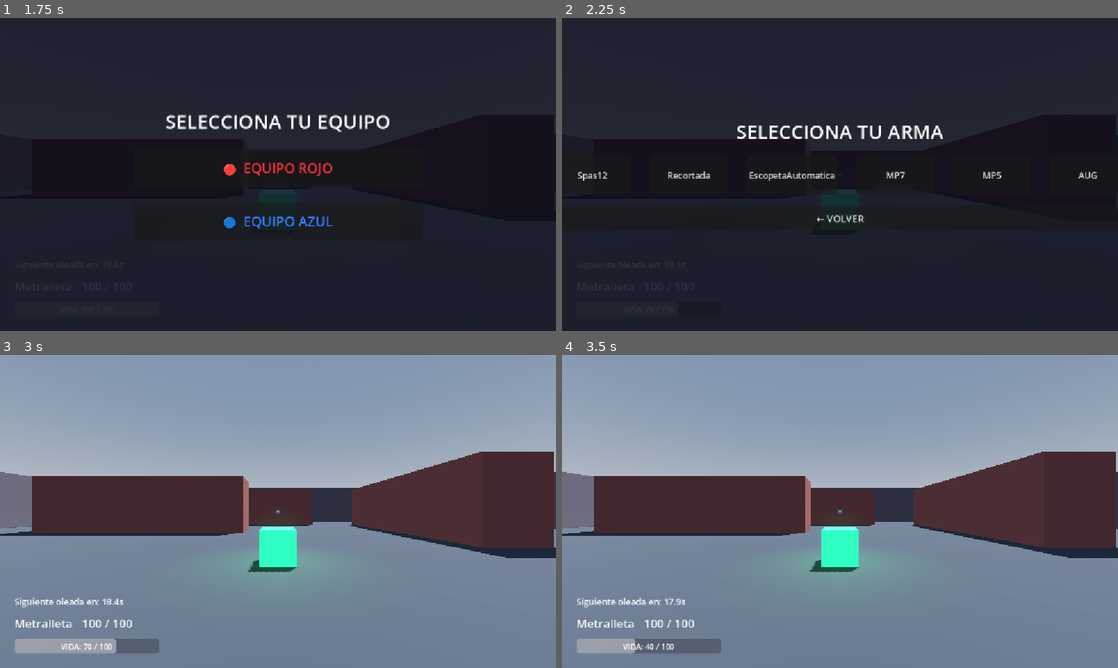
Above: before the commit, frames 1-4 (two rows, left to right).
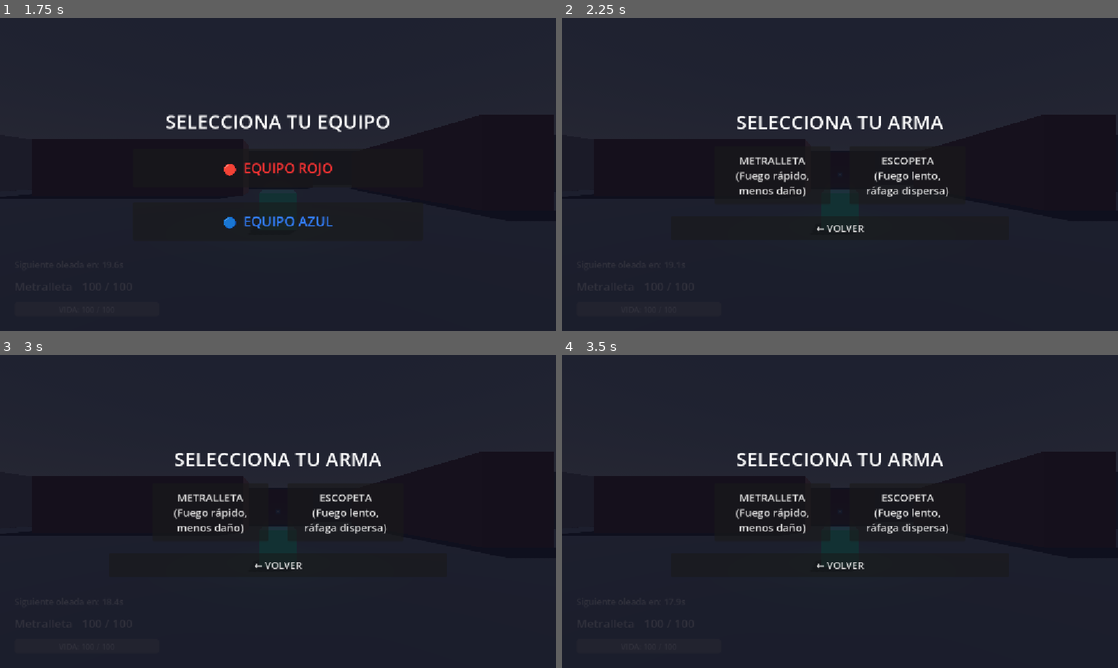
Above: after the commit, the same moments.

Repository: Jillkrav/Fps-Prueba
Game: Godot game, scene res://scenes/main_menu.tscn
Two runs of this game, one before a commit and one after it. Both use one fixed random seed, a clock stepped at 60 frames per second and the inputs below. The engine's default icon, where the game draws it, is replaced by a stand-in: a white triangle on a blue panel in a dark square.
Inputs (mouse positions are in pixels of both pictures, inside the frame that each line leads up to):
- Up to frame 1 (1.75 s): click "JUGAR" at 0.5 s; click "MAPA 1 (Laberíntico)" at 1.25 s
- Up to frame 2 (2.25 s): click "🔴 EQUIPO ROJO" at 2 s
- Up to frame 3 (3 s): click (27, 511) at 2.75 s, where only the run before the commit has a clickable "Spas12"
- Up to frame 4 (3.5 s): no input

Frame 1 is identical in both runs. In frame 2, 3.0% of the frame differs, in the area x 2-97%, y 31-69%; in frame 3, 100%, in the area x 0-100%, y 0-100%; in frame 4, 100%.
Error after the commit: Parse Error: The function signature doesn't match the parent. Parent signature is "_get(StringName) -> Variant". (res://scripts/config_manager.gd:81)

Commit message:
fix: cursor F1, MP7 stats, NPC healthbar+weapon label (4 bugs)

Diff:
--- /dev/null
+++ b/config/skill.cfg.json
@@ -0,0 +1,46 @@
+{
+  "ConfiguracionJuego": {
+    "SistemaSalud": {
+      "SaludEstandarJugador": 100,
+      "MultiplicadoresDano": {
+        "Cabeza": 5.0,
+        "Torso": 1.0
+      }
+    },
+    "Objetos": {
+      "BotiquinPequeno":  { "CantidadCuracion": 25 },
+      "BotiquinMediano":  { "CantidadCuracion": 50 },
+      "BotiquinGrande":   { "CantidadCuracion": 100 }
+    },
+    "NPCs": {
+      "Aliado":  { "Vida": 150 },
+      "Enemigo": { "Vida": 100 }
+    },
+    "Armas": {
+      "Pistolas": {
+        "USP":    { "DanoAlJugador": 25,  "DanoAlNPC": 30,  "SegundosPorBala": 0.12, "TamanoCargador": 12, "ReservaMunicionMaxima": 60,  "TiempoRecargaSegundos": 1.8, "TipoRecarga": "Cargador" },
+        "Glock":  { "DanoAlJugador": 20,  "DanoAlNPC": 25,  "SegundosPorBala": 0.10, "TamanoCargador": 20, "ReservaMunicionMaxima": 100, "TiempoRecargaSegundos": 2.2, "TipoRecarga": "Cargador" },
+        "Deagle": { "DanoAlJugador": 55,  "DanoAlNPC": 66,  "SegundosPorBala": 0.25, "TamanoCargador": 7,  "ReservaMunicionMaxima": 35,  "TiempoRecargaSegundos": 2.5, "TipoRecarga": "Cargador" }
+      },
+      "Escopetas": {
+        "M3":               { "DanoAlJugador": 110, "DanoAlNPC": 132, "SegundosPorBala": 0.92, "TamanoCargador": 8,  "ReservaMunicionMaxima": 32,  "TiempoRecargaSegundos": 0.5, "TipoRecarga": "PorCartucho" },
+        "Spas12":           { "DanoAlJugador": 85,  "DanoAlNPC": 102, "SegundosPorBala": 0.40, "TamanoCargador": 8,  "ReservaMunicionMaxima": 40,  "TiempoRecargaSegundos": 0.5, "TipoRecarga": "PorCartucho" },
+        "Recortada":        { "DanoAlJugador": 140, "DanoAlNPC": 168, "SegundosPorBala": 0.20, "TamanoCargador": 2,  "ReservaMunicionMaxima": 24,  "TiempoRecargaSegundos": 2.0, "TipoRecarga": "Cargador" },
+        "EscopetaAutomatica": { "DanoAlJugador": 60, "DanoAlNPC": 72, "SegundosPorBala": 0.20, "TamanoCargador": 10, "ReservaMunicionMaxima": 50,  "TiempoRecargaSegundos": 2.8, "TipoRecarga": "Cargador" }
+      },
+      "Subfusiles": {
+        "MP7": { "DanoAlJugador": 15, "DanoAlNPC": 18, "SegundosPorBala": 0.063, "TamanoCargador": 40, "ReservaMunicionMaxima": 160, "TiempoRecargaSegundos": 2.1, "TipoRecarga": "Cargador" },
+        "MP5": { "DanoAlJugador": 18, "DanoAlNPC": 22, "SegundosPorBala": 0.075, "TamanoCargador": 30, "ReservaMunicionMaxima": 120, "TiempoRecargaSegundos": 2.4, "TipoRecarga": "Cargador" }
+      },
+      "Rifles": {
+        "AUG": { "DanoAlJugador": 32, "DanoAlNPC": 39, "SegundosPorBala": 0.092, "TamanoCargador": 30, "ReservaMunicionMaxima": 90, "TiempoRecargaSegundos": 3.3, "TipoRecarga": "Cargador" },
+        "M4":  { "DanoAlJugador": 30, "DanoAlNPC": 36, "SegundosPorBala": 0.085, "TamanoCargador": 30, "ReservaMunicionMaxima": 90, "TiempoRecargaSegundos": 2.7, "TipoRecarga": "Cargador" },
+        "G36": { "DanoAlJugador": 28, "DanoAlNPC": 34, "SegundosPorBala": 0.08,  "TamanoCargador": 30, "ReservaMunicionMaxima": 90, "TiempoRecargaSegundos": 2.9, "TipoRecarga": "Cargador" }
+      },
+      "Francotiradores": {
+        "Scout": { "DanoAlJugador": 75,  "DanoAlNPC": 90,  "SegundosPorBala": 1.33, "TamanoCargador": 10, "ReservaMunicionMaxima": 30, "TiempoRecargaSegundos": 2.8, "TipoRecarga": "Cargador" },
+        "AWP":   { "DanoAlJugador": 115, "DanoAlNPC": 150, "SegundosPorBala": 1.71, "TamanoCargador": 5,  "ReservaMunicionMaxima": 15, "TiempoRecargaSegundos": 3.5, "TipoRecarga": "Cargador" }
+      }
+    }
+  }
+}
--- a/scripts/config_manager.gd
+++ b/scripts/config_manager.gd
@@ -1,65 +1,89 @@
 # scripts/config_manager.gd
-# Autoload singleton. Registrado como "ConfigManager" en project.godot.
+# Autoload singleton. Registrar como "ConfigManager" en Project Settings > Autoload.
 extends Node
 
-const CONFIG_PATH := "res://config/skill.json"
+const CONFIG_PATH := "res://config/skill.cfg.json"
 
 var _data: Dictionary = {}
 
-# ── Accesos directos ──────────────────────────────────────────────────────────
+# ─── Accesos directos ───────────────────────────────────────────────
+
 var salud_jugador: float:
-	get: return float(_get_path("SistemaSalud/SaludEstandarJugador", 100.0))
+	get: return _get("SistemaSalud/SaludEstandarJugador", 100.0)
 
 var mult_cabeza: float:
-	get: return float(_get_path("SistemaSalud/MultiplicadoresDanio/Cabeza", 5.0))
+	get: return _get("SistemaSalud/MultiplicadoresDano/Cabeza", 5.0)
 
 var mult_torso: float:
-	get: return float(_get_path("SistemaSalud/MultiplicadoresDanio/Torso", 1.0))
+	get: return _get("SistemaSalud/MultiplicadoresDano/Torso", 1.0)
 
-# ── Ciclo de vida ─────────────────────────────────────────────────────────────
+# ─── Inicializacion ──────────────────────────────────────────────────
+
 func _ready() -> void:
 	_load_config()
 
 func _load_config() -> void:
 	if not FileAccess.file_exists(CONFIG_PATH):
-		push_error("ConfigManager: No se encontro " + CONFIG_PATH)
+		push_error("ConfigManager: No se encontro skill.cfg.json en " + CONFIG_PATH)
 		return
-	var file := FileAccess.open(CONFIG_PATH, FileAccess.READ)
-	var text  := file.get_as_text()
+
+	var file      := FileAccess.open(CONFIG_PATH, FileAccess.READ)
+	var json_text := file.get_as_text()
 	file.close()
-	var json := JSON.new()
-	if json.parse(text) != OK:
-		push_error("ConfigManager: Error JSON linea %d — %s" % [json.get_error_line(), json.get_error_message()])
+
+	var json  := JSON.new()
+	var error := json.parse(json_text)
+	if error != OK:
+		push_error("ConfigManager: Error al parsear JSON — linea %d: %s" % [json.get_error_line(), json.get_error_message()])
 		return
+
 	_data = json.get_data().get("ConfiguracionJuego", {})
-	print("ConfigManager: skill.json cargado OK")
+	print("ConfigManager: skill.cfg.json cargado OK. Claves: ", _data.keys())
 
-# ── API publica ───────────────────────────────────────────────────────────────
+# ─── Metodos publicos ────────────────────────────────────────────────
 
-## Devuelve el dict completo de un arma buscando en todas las categorias.
-## Ejemplo: ConfigManager.get_arma("USP")
+## Devuelve todos los datos de un arma por nombre exacto del JSON.
+## Busca en todas las categorias (Pistolas, Subfusiles, Rifles, etc).
+## Devuelve diccionario con claves del JSON, o {} si no existe.
 func get_arma(nombre: String) -> Dictionary:
-	for categoria in _data.get("Armas", {}).values():
+	var armas: Dictionary = _data.get("Armas", {})
+	for categoria in armas.values():
 		if categoria.has(nombre):
 			return categoria[nombre]
-	push_warning("ConfigManager: Arma '%s' no encontrada en skill.json" % nombre)
+	push_warning("ConfigManager: Arma '%s' no encontrada en skill.cfg.json" % nombre)
 	return {}
 
 ## Devuelve la vida de un NPC por tipo ("Enemigo" o "Aliado").
 func get_vida_npc(tipo: String) -> float:
 	return float(_data.get("NPCs", {}).get(tipo, {}).get("Vida", 100.0))
 
-## Devuelve la curacion de un botiquin ("BotiquinPequeno", "BotiquinMediano", "BotiquinGrande").
+## Devuelve la curacion de un botiquin por nombre ("BotiquinPequeno", etc).
 func get_curacion_botiquin(nombre: String) -> float:
 	return float(_data.get("Objetos", {}).get(nombre, {}).get("CantidadCuracion", 25.0))
 
-# ── Acceso interno por ruta "Seccion/Clave/SubClave" ──────────────────────────
-func _get_path(path: String, default_val: Variant) -> Variant:
-	var keys   := path.split("/")
+## Devuelve lista de nombres de armas de una categoria ("Pistolas", "Rifles", etc).
+## Si categoria es "", devuelve todas las armas de todas las categorias.
+func get_nombres_armas(categoria: String = "") -> Array[String]:
+	var result: Array[String] = []
+	var armas: Dictionary = _data.get("Armas", {})
+	if categoria != "" and armas.has(categoria):
+		result.assign(armas[categoria].keys())
+	else:
+		for cat in armas.values():
+			for nombre in cat.keys():
+				result.append(nombre)
+	return result
+
+# ─── Acceso generico por ruta ────────────────────────────────────────
+
+## Acceso generico. Separa claves con "/".
+## Ejemplo: _get("SistemaSalud/SaludEstandarJugador", 100.0)
+func _get(path: String, default_value: Variant) -> Variant:
+	var keys    := path.split("/")
 	var current: Variant = _data
 	for key in keys:
 		if current is Dictionary and current.has(key):
 			current = current[key]
 		else:
-			return default_val
+			return default_value
 	return current
--- a/scripts/hud.gd
+++ b/scripts/hud.gd
@@ -1,19 +1,28 @@
+# scripts/hud.gd
 extends CanvasLayer
 
-@onready var health_bar: ProgressBar = $HUD/MarginContainer/VBox/HealthBar
-@onready var health_label: Label = $HUD/MarginContainer/VBox/HealthBar/Label
-@onready var ammo_label: Label = $HUD/MarginContainer/VBox/AmmoContainer/AmmoLabel
-@onready var weapon_label: Label = $HUD/MarginContainer/VBox/AmmoContainer/WeaponLabel
-@onready var next_spawn_label: Label = $HUD/MarginContainer/VBox/SpawnLabel
-@onready var crosshair: TextureRect = $HUD/Crosshair
-@onready var death_screen: Panel = $DeathScreen
-@onready var pause_screen: Panel = $PauseScreen
-@onready var dev_menu: Control = $DevMenu
+@onready var health_bar:       ProgressBar = $HUD/MarginContainer/VBox/HealthBar
+@onready var health_label:     Label       = $HUD/MarginContainer/VBox/HealthBar/Label
+@onready var ammo_label:       Label       = $HUD/MarginContainer/VBox/AmmoContainer/AmmoLabel
+@onready var weapon_label:     Label       = $HUD/MarginContainer/VBox/AmmoContainer/WeaponLabel
+@onready var next_spawn_label: Label       = $HUD/MarginContainer/VBox/SpawnLabel
+@onready var crosshair:        TextureRect = $HUD/Crosshair
+@onready var death_screen:     Panel       = $DeathScreen
+@onready var pause_screen:     Panel       = $PauseScreen
+@onready var dev_menu:         Control     = $DevMenu
 
 func _ready() -> void:
 	process_mode = Node.PROCESS_MODE_ALWAYS
-	death_screen.visible = false
-	pause_screen.visible = false
+	death_screen.visible  = false
+	pause_screen.visible  = false
+
+	# Registrar la accion toggle_cursor por codigo para no depender del InputMap del proyecto
+	if not InputMap.has_action("toggle_cursor"):
+		InputMap.add_action("toggle_cursor")
+		var ev := InputEventKey.new()
+		ev.keycode = KEY_F1
+		InputMap.action_add_event("toggle_cursor", ev)
+
 	# El cursor empieza VISIBLE para que el jugador pueda usar la UI de seleccion
 	Input.mouse_mode = Input.MOUSE_MODE_VISIBLE
 
@@ -31,7 +40,7 @@
 	next_spawn_label.text = "Siguiente oleada en: " + str(snappedf(time_left, 0.1)) + "s"
 
 func _process(_delta: float) -> void:
-	# F1: toggle cursor en cualquier momento (util durante seleccion de equipo/armas)
+	# F1: toggle cursor (la accion ya existe, registrada en _ready)
 	if Input.is_action_just_pressed("toggle_cursor"):
 		if Input.mouse_mode == Input.MOUSE_MODE_CAPTURED:
 			Input.mouse_mode = Input.MOUSE_MODE_VISIBLE
@@ -58,19 +67,19 @@
 
 func _on_player_health_changed(current: float, max_val: float) -> void:
 	health_bar.max_value = max_val
-	health_bar.value = current
-	health_label.text = "VIDA: " + str(int(current)) + " / " + str(int(max_val))
+	health_bar.value     = current
+	health_label.text    = "VIDA: " + str(int(current)) + " / " + str(int(max_val))
 
 func _on_player_weapon_changed(w_name: String, ammo_in_mag: int, reserve_ammo: int) -> void:
 	weapon_label.text = w_name
-	ammo_label.text = str(ammo_in_mag) + " / " + str(reserve_ammo)
+	ammo_label.text   = str(ammo_in_mag) + " / " + str(reserve_ammo)
 
 func _on_player_ammo_changed(ammo_in_mag: int, reserve_ammo: int) -> void:
 	ammo_label.text = str(ammo_in_mag) + " / " + str(reserve_ammo)
 
 func _on_player_died() -> void:
 	death_screen.visible = true
-	get_tree().paused = true
+	get_tree().paused    = true
 
 func _on_retry_pressed() -> void:
 	get_tree().paused = false
@@ -81,6 +90,6 @@
 	get_tree().change_scene_to_file("res://scenes/main_menu.tscn")
 
 func _on_resume_pressed() -> void:
-	get_tree().paused = false
+	get_tree().paused    = false
 	pause_screen.visible = false
-	Input.mouse_mode = Input.MOUSE_MODE_CAPTURED
+	Input.mouse_mode     = Input.MOUSE_MODE_CAPTURED
--- a/scripts/npc_base.gd
+++ b/scripts/npc_base.gd
@@ -27,7 +27,6 @@
 @export var estado:      Estado      = Estado.IDLE
 
 ## Nombre del arma a usar (debe coincidir exactamente con la clave en skill.cfg.json).
-## Las subclases con arma asignan su default; el DevMenu puede sobreescribirlo antes de add_child.
 @export var nombre_arma: String = ""
 
 # ─────────────────────────────────────────
@@ -44,18 +43,22 @@
 # VARIABLES INTERNAS
 # ─────────────────────────────────────────
 
-var current_health:   float  = 100.0
-var target:           Node3D = null
-var last_attack_time: int    = 0
-var is_dead:          bool   = false
-var _base_color:      Color  = Color.WHITE
-# Guarda la relacion que tenía el nodo ANTES de que la subclase la toque.
-# Se setea al instanciar desde DevMenu/Spawner para protegerla.
-var _relacion_forzada: bool = false
+var current_health:    float  = 100.0
+var target:            Node3D = null
+var last_attack_time:  int    = 0
+var is_dead:           bool   = false
+var _base_color:       Color  = Color.WHITE
+var _relacion_forzada: bool   = false
 
 var gravity: float = ProjectSettings.get_setting("physics/3d/default_gravity")
 
 @onready var navigation_agent: NavigationAgent3D = get_node_or_null("NavigationAgent3D")
+
+# Nodos de la barra de vida flotante (se crean en _ready)
+var _healthbar_root:   Node3D    = null
+var _healthbar_bg:     MeshInstance3D = null
+var _healthbar_fill:   MeshInstance3D = null
+var _weapon_label_3d:  Label3D   = null
 
 # ─────────────────────────────────────────
 # CICLO DE VIDA
@@ -70,10 +73,17 @@
 	current_health = max_health
 	_apply_relation_color()
 	_pick_target()
+	_setup_healthbar()
 
 func _physics_process(delta: float) -> void:
 	if is_dead:
 		return
+
+	# Mantener la barra de vida mirando siempre a la camara
+	if _healthbar_root and is_instance_valid(_healthbar_root):
+		var cam: Camera3D = get_viewport().get_camera_3d()
+		if cam:
+			_healthbar_root.look_at(cam.global_transform.origin, Vector3.UP)
 
 	if target == null or not is_instance_valid(target) \
 			or (target.has_method("is_dead") and target.get("is_dead") == true):
@@ -103,7 +113,7 @@
 			direction = (target_pos - global_transform.origin).normalized()
 
 		direction.y = 0
-		direction = direction.normalized()
+		direction   = direction.normalized()
 		look_at_target_flat(target_pos)
 
 		var dist: float = global_transform.origin.distance_to(target_pos)
@@ -119,6 +129,81 @@
 		velocity.z = move_toward(velocity.z, 0, speed)
 
 	move_and_slide()
+
+# ─────────────────────────────────────────
+# BARRA DE VIDA FLOTANTE
+# ─────────────────────────────────────────
+
+func _setup_healthbar() -> void:
+	# Nodo raiz que rota hacia la camara
+	_healthbar_root = Node3D.new()
+	_healthbar_root.position = Vector3(0, 2.4, 0)
+	add_child(_healthbar_root)
+
+	# ── Fondo gris ──────────────────────────────────────────────────
+	_healthbar_bg = MeshInstance3D.new()
+	var bg_mesh   := QuadMesh.new()
+	bg_mesh.size  = Vector2(1.1, 0.18)
+	_healthbar_bg.mesh = bg_mesh
+	var bg_mat    := StandardMaterial3D.new()
+	bg_mat.albedo_color      = Color(0.15, 0.15, 0.15, 0.85)
+	bg_mat.shading_mode      = StandardMaterial3D.SHADING_MODE_UNSHADED
+	bg_mat.transparency      = BaseMaterial3D.TRANSPARENCY_ALPHA
+	bg_mat.billboard_mode    = BaseMaterial3D.BILLBOARD_DISABLED
+	_healthbar_bg.set_surface_override_material(0, bg_mat)
+	_healthbar_root.add_child(_healthbar_bg)
+
+	# ── Relleno (vida actual) ────────────────────────────────────────
+	_healthbar_fill = MeshInstance3D.new()
+	var fill_mesh   := QuadMesh.new()
+	fill_mesh.size  = Vector2(1.0, 0.13)
+	_healthbar_fill.mesh = fill_mesh
+	var fill_mat    := StandardMaterial3D.new()
+	fill_mat.albedo_color   = Color(0.1, 0.85, 0.1)
+	fill_mat.shading_mode   = StandardMaterial3D.SHADING_MODE_UNSHADED
+	fill_mat.transparency   = BaseMaterial3D.TRANSPARENCY_ALPHA
+	_healthbar_fill.set_surface_override_material(0, fill_mat)
+	_healthbar_root.add_child(_healthbar_fill)
+
+	# ── Label nombre del arma ───────────────────────────────────────
+	_weapon_label_3d = Label3D.new()
+	_weapon_label_3d.position       = Vector3(0, 0.18, 0.01)
+	_weapon_label_3d.font_size      = 24
+	_weapon_label_3d.modulate       = Color.WHITE
+	_weapon_label_3d.outline_size   = 6
+	_weapon_label_3d.outline_modulate = Color(0, 0, 0, 0.8)
+	_weapon_label_3d.billboard      = BaseMaterial3D.BILLBOARD_DISABLED
+	_weapon_label_3d.double_sided   = true
+	_weapon_label_3d.text           = nombre_arma if nombre_arma != "" else "---"
+	_healthbar_root.add_child(_weapon_label_3d)
+
+	_update_healthbar()
+
+func _update_healthbar() -> void:
+	if not is_instance_valid(_healthbar_fill):
+		return
+	var ratio: float = clamp(current_health / max_health, 0.0, 1.0)
+	var full_width: float = 1.0
+	# Escala horizontal el fill segun la vida restante
+	_healthbar_fill.scale.x = ratio
+	# Desplazar para que se vacíe de derecha a izquierda
+	_healthbar_fill.position.x = (ratio - 1.0) * full_width * 0.5
+
+	# Color: verde > amarillo > rojo segun ratio
+	var fill_mat: StandardMaterial3D = _healthbar_fill.get_surface_override_material(0)
+	if fill_mat:
+		if ratio > 0.5:
+			fill_mat.albedo_color = Color(0.1, 0.85, 0.1)
+		elif ratio > 0.25:
+			fill_mat.albedo_color = Color(0.9, 0.75, 0.0)
+		else:
+			fill_mat.albedo_color = Color(0.9, 0.1, 0.1)
+
+# Llama esto despues de asignar nombre_arma para que el label se actualice
+func update_weapon_label(nombre: String) -> void:
+	nombre_arma = nombre
+	if is_instance_valid(_weapon_label_3d):
+		_weapon_label_3d.text = nombre if nombre != "" else "---"
 
 # ─────────────────────────────────────────
 # RELACION
@@ -191,7 +276,8 @@
 	if is_dead:
 		return
 	current_health -= amount
-	current_health = clamp(current_health, 0, max_health)
+	current_health  = clamp(current_health, 0, max_health)
+	_update_healthbar()
 	flash_hit()
 	if current_health <= 0:
 		die()
--- a/scripts/weapon.gd
+++ b/scripts/weapon.gd
@@ -7,71 +7,72 @@
 signal reload_started()
 signal reload_completed()
 
-# Valores por defecto — se sobreescriben por initialize_from_name()
-@export var weapon_name:       String = "Arma"
-@export var damage_vs_player:  float  = 10.0
-@export var damage_vs_npc:     float  = 12.0
-@export var segundos_por_bala: float  = 0.12
-@export var max_ammo:          int    = 120
-@export var clip_size:         int    = 30
-@export var spread:            float  = 0.05
-@export var weapon_range:      float  = 50.0
-@export var pellets:           int    = 1
-@export var reload_time:       float  = 1.5
-@export var tipo_recarga:      String = "Cargador" # "Cargador" o "PorCartucho"
+@export var weapon_name:      String = "Arma"
+@export var damage_vs_player: float  = 10.0
+@export var damage_vs_npc:    float  = 12.0
+@export var segundos_por_bala: float = 0.12
+@export var max_ammo:         int    = 120
+@export var clip_size:        int    = 30
+@export var spread:           float  = 0.05
+@export var weapon_range:     float  = 50.0
+@export var pellets:          int    = 1
+@export var reload_time:      float  = 1.5
+@export var tipo_recarga:     String = "Cargador"
 
 var ammo_in_mag:    int  = 0
 var reserve_ammo:   int  = 0
 var is_reloading:   bool = false
 var last_fire_time: int  = 0
 
-@onready var raycast:           RayCast3D   = get_node_or_null("RayCast3D")
+@onready var raycast:          RayCast3D  = get_node_or_null("RayCast3D")
 @onready var muzzle_flash_light: OmniLight3D = get_node_or_null("MuzzleFlash")
 
 func _ready() -> void:
 	if muzzle_flash_light:
 		muzzle_flash_light.visible = false
 
-# ── Inicializar desde ConfigManager (metodo principal) ────────────────────────
-func initialize_from_name(nombre: String) -> void:
-	var cfg := ConfigManager.get_arma(nombre)
+# ── Inicializar el arma desde ConfigManager por nombre exacto del JSON ──
+func initialize_from_name(nombre_arma: String) -> void:
+	var cfg := ConfigManager.get_arma(nombre_arma)
 	if cfg.is_empty():
-		push_warning("Weapon: '%s' no encontrada, usando defaults." % nombre)
+		push_warning("Weapon: Config no encontrada para '%s', usando valores por defecto." % nombre_arma)
 		ammo_in_mag  = clip_size
 		reserve_ammo = max_ammo
 		return
-	weapon_name       = nombre
-	damage_vs_player  = float(cfg.get("DanioAlJugador",        damage_vs_player))
-	damage_vs_npc     = float(cfg.get("DanioAlNPC",            damage_vs_npc))
-	segundos_por_bala = float(cfg.get("SegundosPorBala",       segundos_por_bala))
-	clip_size         = int(  cfg.get("TamanoCargador",        clip_size))
-	max_ammo          = int(  cfg.get("ReservaMunicionMaxima",  max_ammo))
-	reload_time       = float(cfg.get("TiempoRecargaSegundos",  reload_time))
-	tipo_recarga      = cfg.get("TipoRecarga",                  tipo_recarga)
+
+	weapon_name        = nombre_arma
+	damage_vs_player   = float(cfg.get("DanoAlJugador",        damage_vs_player))
+	damage_vs_npc      = float(cfg.get("DanoAlNPC",            damage_vs_npc))
+	segundos_por_bala  = float(cfg.get("SegundosPorBala",      segundos_por_bala))
+	clip_size          = int(cfg.get("TamanoCargador",         clip_size))
+	max_ammo           = int(cfg.get("ReservaMunicionMaxima",  max_ammo))
+	reload_time        = float(cfg.get("TiempoRecargaSegundos", reload_time))
+	tipo_recarga       = cfg.get("TipoRecarga",                tipo_recarga)
+
 	ammo_in_mag  = clip_size
 	reserve_ammo = max_ammo
+	print("Weapon: '%s' inicializada — dano=%.0f spb=%.3f cargador=%d" % [weapon_name, damage_vs_player, segundos_por_bala, clip_size])
 
-# ── Compatibilidad con initialize_from_config (dict manual legacy) ────────────
+# Mantener compatibilidad con codigo viejo que use initialize_from_config con dict manual
 func initialize_from_config(config: Dictionary) -> void:
-	weapon_name       = config.get("name",        weapon_name)
-	damage_vs_player  = float(config.get("damage",      damage_vs_player))
-	damage_vs_npc     = float(config.get("damage",      damage_vs_npc))
-	segundos_por_bala = float(config.get("fire_rate",   segundos_por_bala))
-	max_ammo          = config.get("max_ammo",    max_ammo)
-	clip_size         = config.get("clip_size",   clip_size)
-	spread            = config.get("spread",      spread)
-	weapon_range      = config.get("range",       weapon_range)
-	pellets           = config.get("pellets",     pellets)
-	reload_time       = float(config.get("reload_time", reload_time))
-	ammo_in_mag  = clip_size
-	reserve_ammo = max_ammo
+	weapon_name        = config.get("name",        weapon_name)
+	damage_vs_player   = config.get("damage",      damage_vs_player)
+	damage_vs_npc      = config.get("damage",      damage_vs_npc)
+	segundos_por_bala  = config.get("fire_rate",   segundos_por_bala)
+	max_ammo           = config.get("max_ammo",    max_ammo)
+	clip_size          = config.get("clip_size",   clip_size)
+	spread             = config.get("spread",      spread)
+	weapon_range       = config.get("range",       weapon_range)
+	pellets            = config.get("pellets",     pellets)
+	reload_time        = config.get("reload_time", reload_time)
+	ammo_in_mag        = clip_size
+	reserve_ammo       = max_ammo
 	var mesh: MeshInstance3D = get_node_or_null("WeaponMesh")
 	if mesh and config.has("color"):
 		var mat := StandardMaterial3D.new()
 		mat.albedo_color = config["color"]
 		mesh.set_surface_override_material(0, mat)
 
-# ── Logica de disparo ─────────────────────────────────────────────────────────
 func can_fire() -> bool:
 	if is_reloading:
 		return false
@@ -85,16 +86,17 @@
 	last_fire_time  = Time.get_ticks_msec()
 	weapon_fired.emit(ammo_in_mag, reserve_ammo)
 	show_muzzle_flash()
+
 	var hits: Array = []
-	for _i in range(pellets):
+	for i in range(pellets):
 		perform_raycast_with_spread()
 		if raycast and raycast.is_colliding():
 			hits.append({
-				"collider":        raycast.get_collider(),
-				"point":           raycast.get_collision_point(),
-				"normal":          raycast.get_collision_normal(),
-				"damage_vs_player": damage_vs_player,
-				"damage_vs_npc":    damage_vs_npc
+				"collider":          raycast.get_collider(),
+				"point":             raycast.get_collision_point(),
+				"normal":            raycast.get_collision_normal(),
+				"damage_vs_player":  damage_vs_player,
+				"damage_vs_npc":     damage_vs_npc
 			})
 	return hits
 
@@ -103,11 +105,9 @@
 		return
 	raycast.target_position = Vector3(0, 0, -weapon_range)
 	if spread > 0.0:
-		raycast.target_position += Vector3(
-			randf_range(-spread, spread) * weapon_range,
-			randf_range(-spread, spread) * weapon_range,
-			0
-		)
+		var rx := randf_range(-spread, spread)
+		var ry := randf_range(-spread, spread)
+		raycast.target_position += Vector3(rx * weapon_range, ry * weapon_range, 0)
 	raycast.force_raycast_update()
 
 func show_muzzle_flash() -> void:
@@ -117,13 +117,10 @@
 			func() -> void: muzzle_flash_light.visible = false
 		)
 
-# ── Recarga ───────────────────────────────────────────────────────────────────
 func start_reload() -> void:
 	if is_reloading or reserve_ammo <= 0:
 		return
 	if tipo_recarga == "Cargador" and ammo_in_mag == clip_size:
-		return
-	if tipo_recarga == "PorCartucho" and ammo_in_mag == clip_size:
 		return
 	is_reloading = true
 	reload_started.emit()
@@ -141,11 +138,12 @@
 				get_tree().create_timer(reload_time).timeout.connect(_on_reload_tick)
 				return
 	else:
-		var needed:      int = clip_size - ammo_in_mag
-		var to_transfer: int = min(needed, reserve_ammo)
+		var needed      := clip_size - ammo_in_mag
+		var to_transfer := min(needed, reserve_ammo)
 		ammo_in_mag  += to_transfer
 		reserve_ammo -= to_transfer
 		weapon_ammo_changed.emit(ammo_in_mag, reserve_ammo)
+
 	is_reloading = false
 	reload_completed.emit()
 
